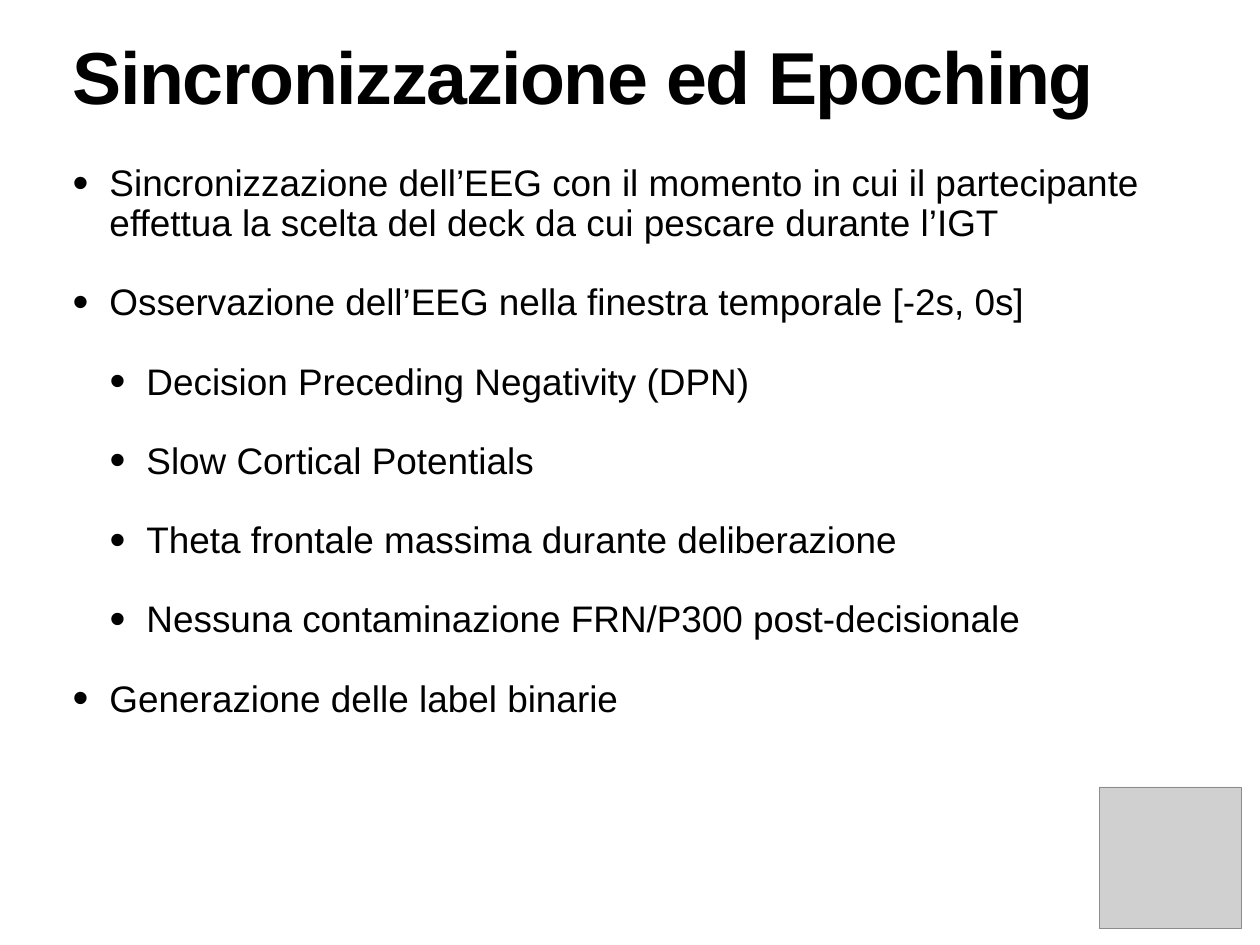
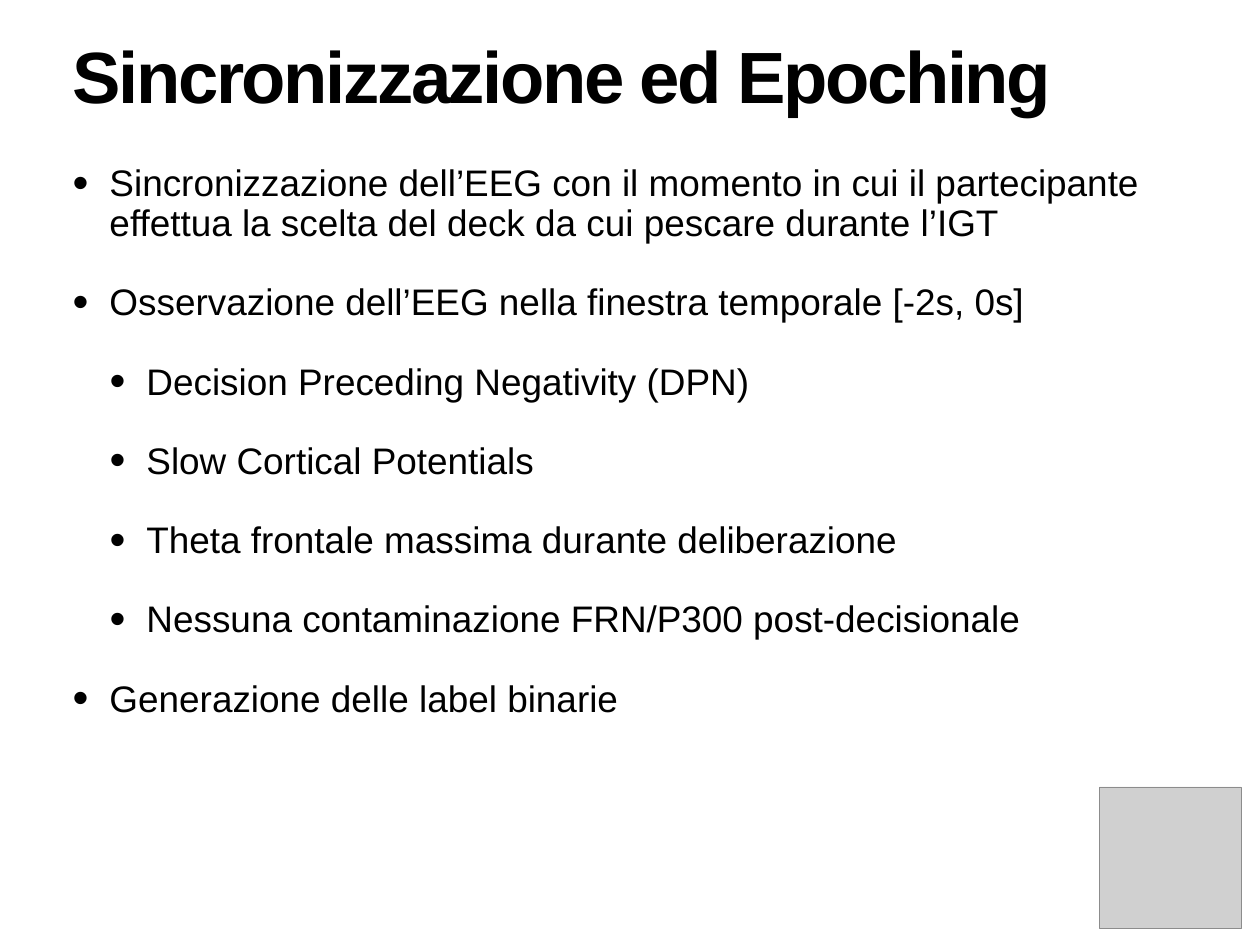
Before and after one commit to arielebabini/Modelli-Decisionali-e-Risposte-Neurali, a slide deck: slide 6 of Presentazione progetto interfacce.pptx. Drawn at 1260x945 pixels with LibreOffice and Linux fonts; fonts in the diff are those of the drawing; grey boxes stand for pictures. Boxes give left, top, right and bottom in pixels: in the first picture for what was removed or moved away, otherwise in the second. Text is boxed around its words. In the diff, an @@ line names an element or a change of style, - is before the commit and + after.

```diff
--- a/Presentazione progetto interfacce.pptx
+++ b/Presentazione progetto interfacce.pptx
@@ title "Sincronizzazione ed Epoching" at (x1=73, y1=50, x2=1050, y2=117): size 59.9 to 59 pt, letter spacing -1.2 to -2 pt @@
```
Also in this commit, not shown: 14 other slides changed, 1 slide added, 4 other files.
